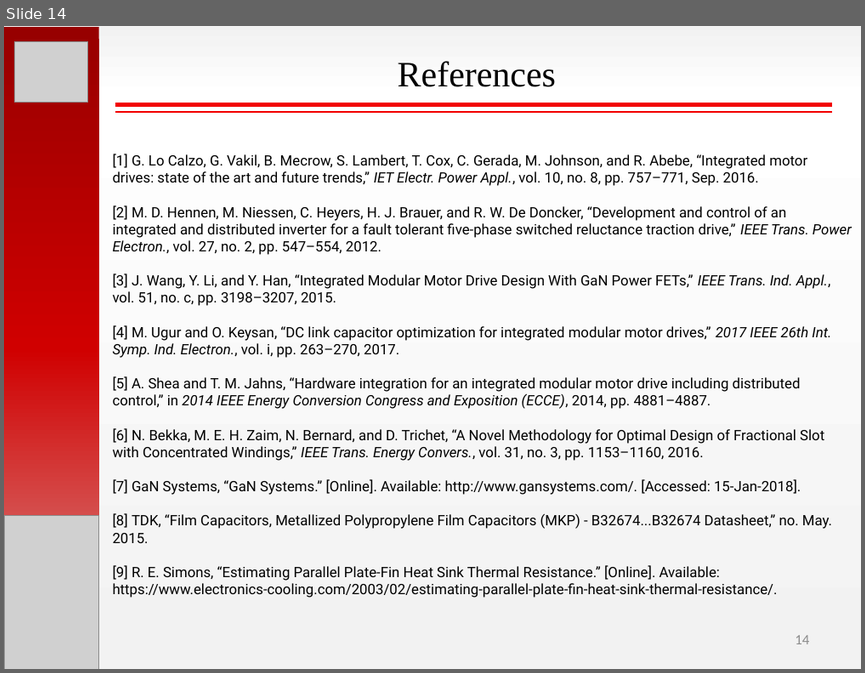
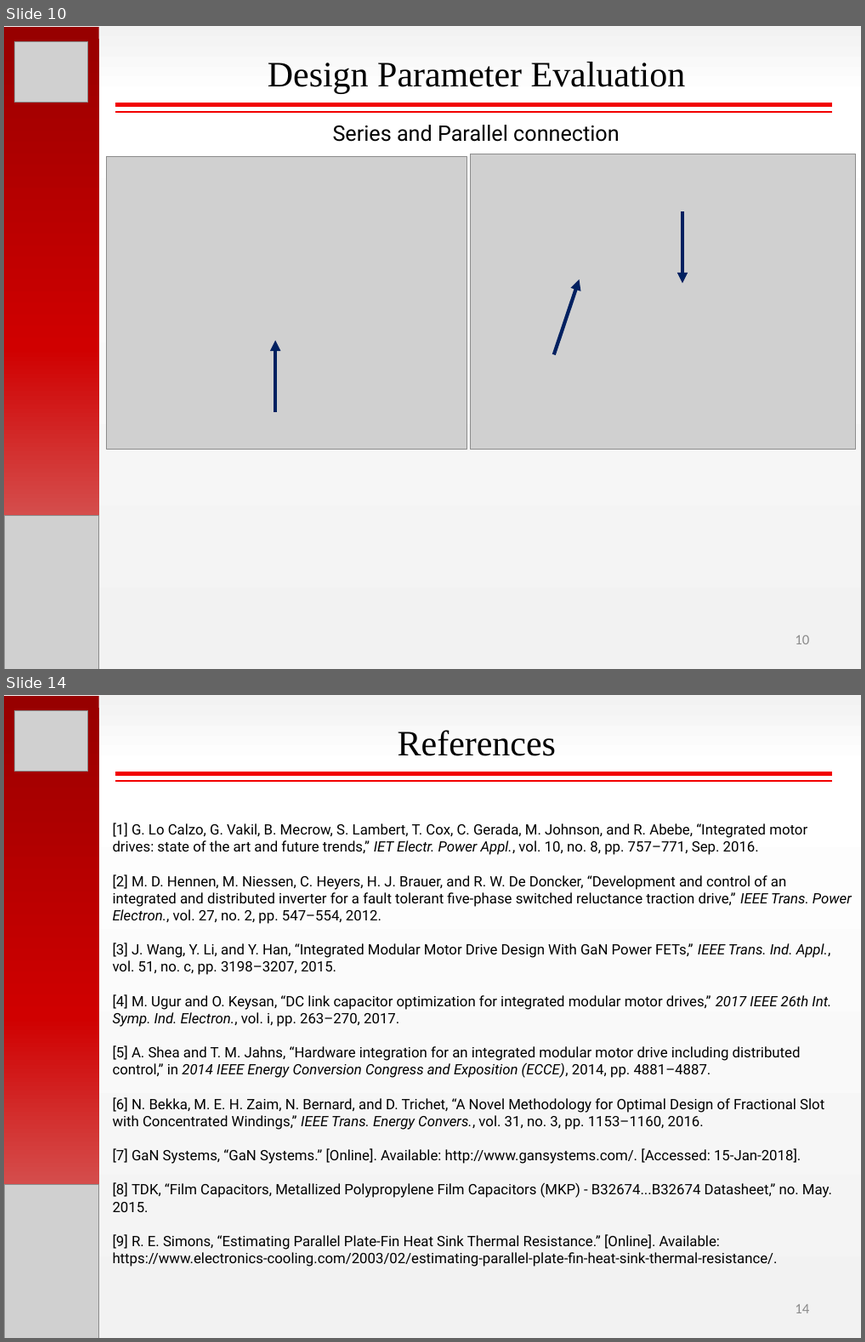
Before and after one commit to hakanpolat/IMMD, a slide deck: Paper/PEMD 2018/Presentation/PEMD2018_OralPres_Mesut_Uğur.pptx. Shown one above the other, each under a label of ours: slide 14 before the commit, slides 10 and 14 after it; the slides between them are not shown. The pictures are 865x673 and 865x1342 pixels, drawn with LibreOffice and Linux fonts; fonts in the diff are those of the drawing; grey boxes stand for pictures. Boxes give left, top, right and bottom in pixels: in the first picture for what was removed or moved away, otherwise in the second. Text is boxed around its words. In the diff, an @@ line names an element or a change of style, - is before the commit and + after.

```diff
--- a/Paper/PEMD 2018/Presentation/PEMD2018_OralPres_Mesut_Uğur.pptx
+++ b/Paper/PEMD 2018/Presentation/PEMD2018_OralPres_Mesut_Uğur.pptx
@@ slide 10 added at <box>4,26,861,669</box>, background gradient #F2F2F2 to #FFFFFF @@
@@ rectangle added at <box>4,27,99,669</box>, fill gradient #970000 to #D00000 to #D99694 @@
@@ picture added at <box>15,41,88,102</box> @@
@@ text added at <box>268,62,686,93</box>, 30 pt, text #000000 @@
+Design Parameter Evaluation
@@ line added from (115, 105) to (833, 105), #F20000 4 pt @@
@@ line added from (115, 112) to (833, 112), #F20000 1.5 pt @@
@@ text added at <box>333,125,619,142</box>, 18 pt, text #000000 @@
+Series and Parallel connection
@@ picture added at <box>107,156,466,449</box> @@
@@ picture added at <box>470,154,856,449</box> @@
@@ arrow added from (682, 212) to (682, 283), #002060 3 pt @@
@@ arrow added from (554, 354) to (579, 279), #002060 3 pt @@
@@ arrow added from (276, 412) to (276, 340), #002060 3 pt @@
@@ picture added at <box>4,516,98,669</box> @@
@@ page number added at <box>794,635,809,644</box>, 12 pt, text #8C8C8C @@
+10
```
Also in this commit, not shown: 7 slides changed, 5 other slides added, 6 slides removed, 16 other files.
